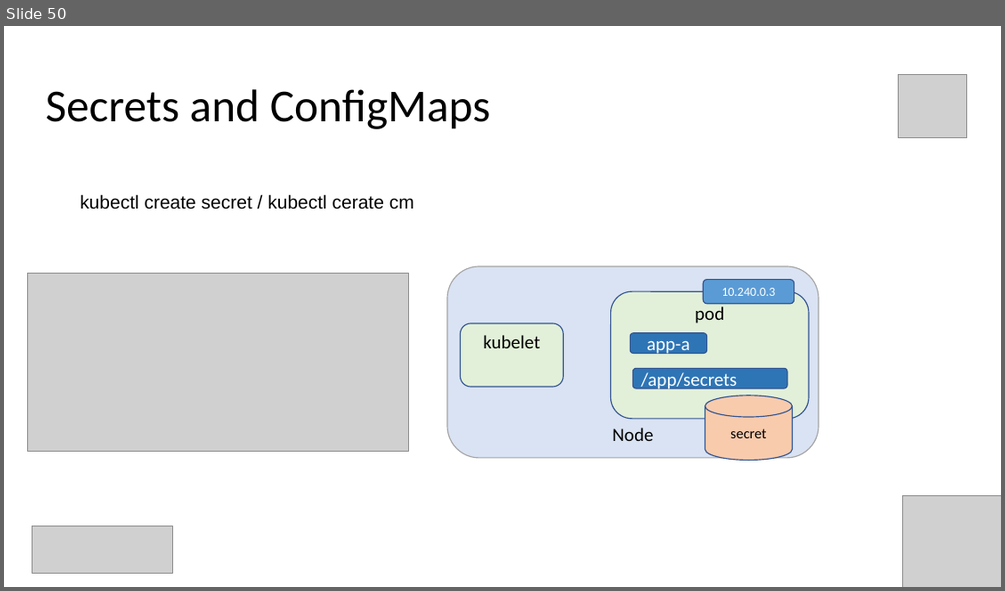
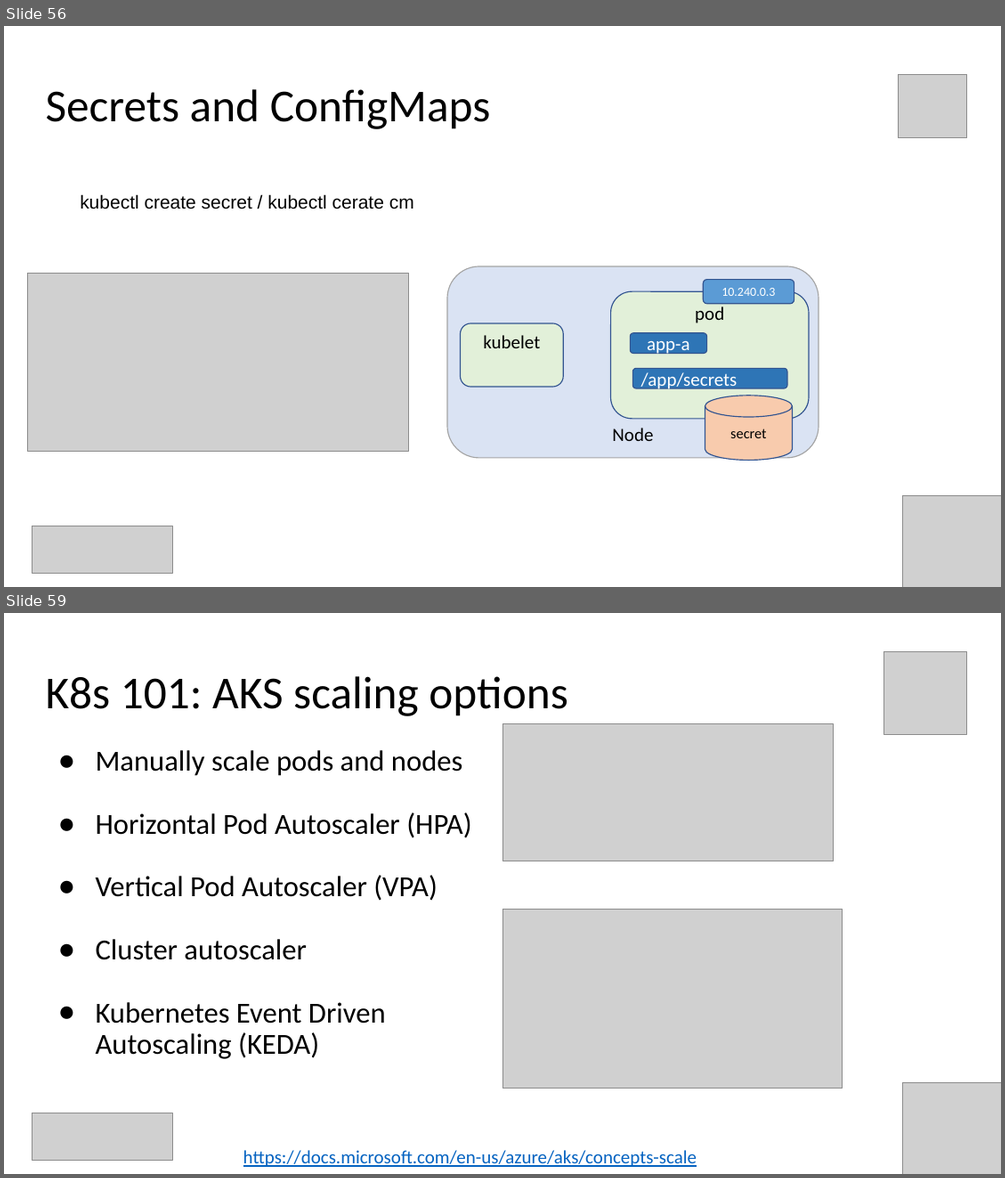
Before and after one commit to Infrastructure-AsCode/aks-101, a slide deck: slides/k8s-101.pptx. Shown one above the other, each under a label of ours: slide 50 before the commit, slides 56 and 59 after it; the slides between them are not shown. The pictures are 1005x591 and 1005x1178 pixels, drawn with LibreOffice and Linux fonts; fonts in the diff are those of the drawing; grey boxes stand for pictures. Boxes give left, top, right and bottom in pixels: in the first picture for what was removed or moved away, otherwise in the second. Text is boxed around its words. In the diff, an @@ line names an element or a change of style, - is before the commit and + after.

```diff
--- a/slides/k8s-101.pptx
+++ b/slides/k8s-101.pptx
@@ slide 59 added at box(4, 613, 1001, 1174), background #FFFFFF @@
@@ picture added at box(884, 651, 967, 734) @@
@@ title added at box(46, 676, 567, 716), 44 pt, text #000000 @@
+K8s 101: AKS scaling options
@@ picture added at box(502, 723, 834, 860) @@
@@ text added at box(96, 750, 471, 1059), 28 pt, text #000000 @@
+● Manually scale pods and nodes
+● Horizontal Pod Autoscaler (HPA)
+● Vertical Pod Autoscaler (VPA)
+● Cluster autoscaler
+● Kubernetes Event Driven
+  Autoscaling (KEDA)
@@ picture added at box(502, 909, 843, 1088) @@
@@ picture added at box(903, 1082, 1001, 1174) @@
@@ picture added at box(32, 1113, 173, 1160) @@
@@ text added at box(243, 1150, 696, 1167), 18 pt, text #0563C1, underline @@
+https://docs.microsoft.com/en-us/azure/aks/concepts-scale
@@ what was slide 50 is now slide 56 @@
```
Also in this commit, not shown: 7 slides changed, 26 other slides added, 2 slides removed, 19 other files.
